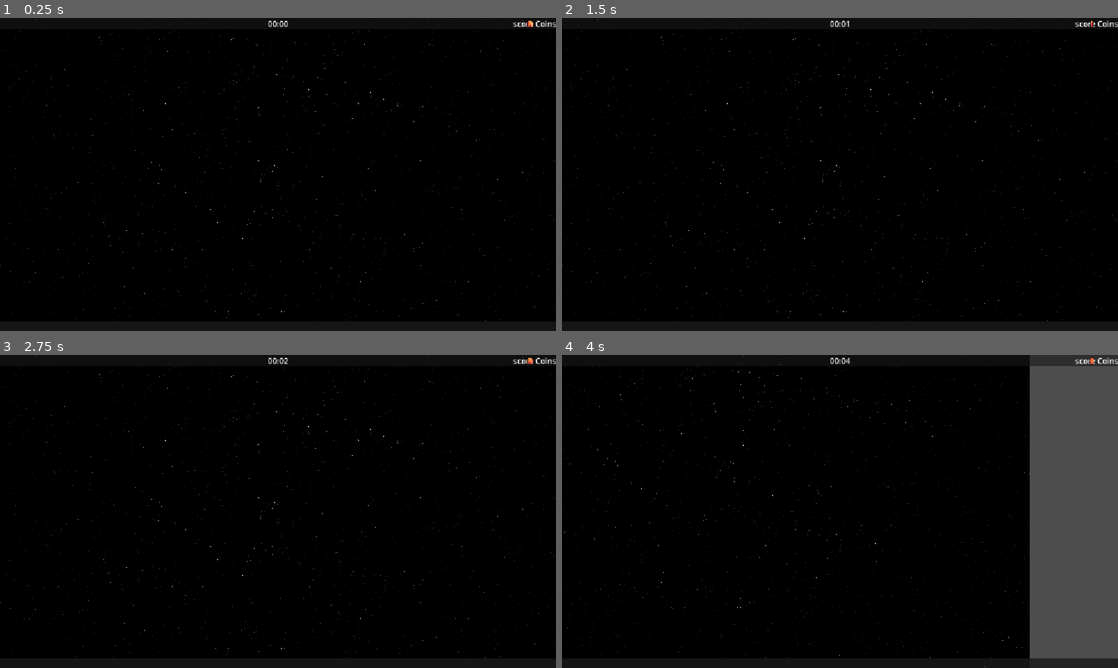
Above: before the commit, frames 1-4 (two rows, left to right).
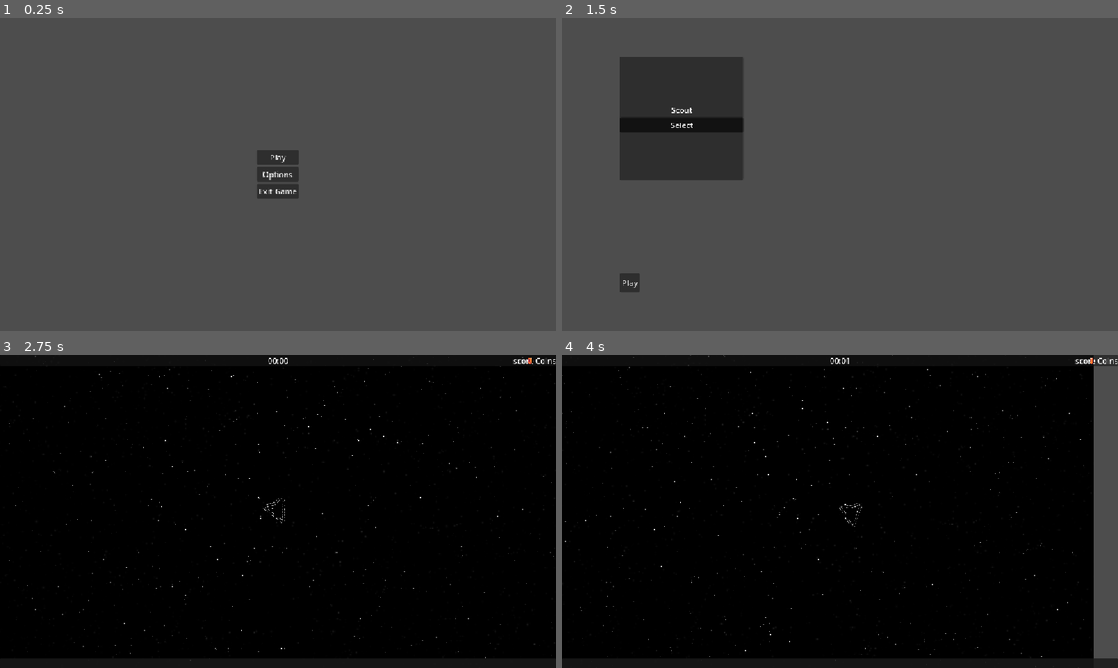
Above: after the commit, the same moments.

Repository: Savo-Consortium-of-Education/tatu-loppuprojekti
Game: Godot game, scene res://scenes/menus/main_menu.tscn
Same seed, same stepped clock (60 frames per second), same inputs: the game is played once before the commit and once after it. Before the commit the project starts from res://scenes/world.tscn.
Inputs (mouse positions are in pixels of both pictures, inside the frame that each line leads up to):
- Up to frame 1 (0.25 s): no input
- Up to frame 2 (1.5 s): click (840, 158) at 0.5 s, where only the run after the commit has a clickable "Play"; click (684, 124) at 1.25 s, where only the run after the commit has a clickable "Select"
- Up to frame 3 (2.75 s): click (66, 621) at 2 s, where only the run after the commit has a clickable "Play"
- Up to frame 4 (4 s): move the mouse to (840, 511) at 2.77 s; hold D (move_right) 2.78-3.53 s; hold Right mouse button (boost) 2.78-3.53 s; move the mouse to (728, 527) at 3.52 s; hold Down (move_down) from 3.53 s (still down); right-click (728, 527) at 3.6 s

The runs differ from the first frame. In frame 1, 100% of the frame differs, in the area x 0-100%, y 0-100%; in frame 2, 99%; in frame 3, 0.4%; in frame 4, 12%.

Commit message:
feat: implement character data system and selection. Add example character

Diff:
--- a/project.godot
+++ b/project.godot
@@ -11,7 +11,7 @@
 [application]
 
 config/name="asteroids"
-run/main_scene="uid://d10oai1y54fhw"
+run/main_scene="uid://di3yd07843gei"
 config/features=PackedStringArray("4.7", "Forward Plus")
 config/icon="res://icon.svg"
 
@@ -23,6 +23,10 @@
 
 window/stretch/mode="canvas_items"
 window/stretch/aspect="expand"
+
+[global_group]
+
+players=""
 
 [input]
 
@@ -60,7 +64,7 @@
 "events": [Object(InputEventMouseButton,"resource_local_to_scene":false,"resource_name":"","device":-1,"window_id":0,"a …(258 unchanged characters)…
 ]
 }
-pause={
+pause_menu={
 "deadzone": 0.2,
 "events": [Object(InputEventKey,"resource_local_to_scene":false,"resource_name":"","device":-1,"window_id":0,"alt_press …(195 unchanged characters)…
 ]
@@ -72,4 +76,5 @@
 
 [rendering]
 
+textures/canvas_textures/default_texture_filter=0
 rendering_device/driver.windows="d3d12"
--- /dev/null
+++ b/resources/character_registry.gd
@@ -0,0 +1,4 @@
+class_name CharacterRegistry
+extends Resource
+
+@export var characters: Array[CharacterData] = []
--- /dev/null
+++ b/resources/character_registry.tres
@@ -0,0 +1,10 @@
+[gd_resource type="Resource" script_class="CharacterRegistry" format=3 uid="uid://buhbt3rhm52je"]
+
+[ext_resource type="Script" uid="uid://rrnb0rlitc3b" path="res://resources/characters/character_data.gd" id="1_twoby"]
+[ext_resource type="Resource" uid="uid://dkbiq6hcuwxai" path="res://resources/characters/scout_data.tres" id="2_auek4"]
+[ext_resource type="Script" uid="uid://kksoxq0f33g" path="res://resources/character_registry.gd" id="2_mbpjg"]
+
+[resource]
+script = ExtResource("2_mbpjg")
+characters = Array[ExtResource("1_twoby")]([ExtResource("2_auek4")])
+metadata/_custom_type_script = "uid://kksoxq0f33g"
--- /dev/null
+++ b/resources/characters/character_data.gd
@@ -0,0 +1,23 @@
+class_name CharacterData
+extends Resource
+
+@export_group("Identity")
+@export var character_name: String = "Unnamed"
+@export var portrait: Texture2D
+
+@export_group("Health & Boost")
+@export var max_hp: float = 100.0
+@export var max_boost: float = 100.0
+@export var boost_multiplier: float = 1.2
+@export var boost_recovery: float = 20.0
+@export var boost_drain: float = 35.0
+
+@export_group("Movement")
+@export var rotation_speed: float = 3.0
+@export var linear_drag: float = 40.0
+@export var angular_drag: float = 2.0
+@export var max_speed: float = 300.0
+@export var acceleration: float = 150.0
+
+@export_group("Weapons")
+@export var default_weapon: PackedScene
--- /dev/null
+++ b/resources/characters/scout_data.tres
@@ -0,0 +1,8 @@
+[gd_resource type="Resource" script_class="CharacterData" format=3 uid="uid://dkbiq6hcuwxai"]
+
+[ext_resource type="Script" uid="uid://rrnb0rlitc3b" path="res://resources/characters/character_data.gd" id="1_eanfl"]
+
+[resource]
+script = ExtResource("1_eanfl")
+character_name = "Scout"
+metadata/_custom_type_script = "uid://rrnb0rlitc3b"
--- /dev/null
+++ b/scenes/characters/baseCharacter/base_character.gd
@@ -0,0 +1,54 @@
+class_name Character
+extends CharacterBody2D
+
+@export var character_data: CharacterData
+
+var character_name: String
+var max_hp: float
+var max_boost: float
+var boost_multiplier: float
+var boost_recovery: float
+var boost_drain: float
+
+var rotation_speed: float
+var linear_drag: float
+var angular_drag: float
+var max_speed: float
+var acceleration: float
+
+var default_weapon: PackedScene
+
+var current_hp: float
+var boost_energy: float
+var current_weapons: Array[Weapon] = []
+
+func _ready() -> void:
+	if character_data:
+		load_character_data()
+
+	current_hp = max_hp
+	boost_energy = max_boost
+
+	if default_weapon:
+		add_weapon(default_weapon)
+
+func add_weapon(weapon_scene: PackedScene) -> void:
+	var weapon = weapon_scene.instantiate() as Weapon
+	add_child(weapon)
+	current_weapons.append(weapon)
+
+func load_character_data() -> void:
+	character_name = character_data.character_name
+	max_hp = character_data.max_hp
+	max_boost = character_data.max_boost
+	boost_multiplier = character_data.boost_multiplier
+	boost_recovery = character_data.boost_recovery
+	boost_drain = character_data.boost_drain
+
+	rotation_speed = character_data.rotation_speed
+	linear_drag = character_data.linear_drag
+	angular_drag = character_data.angular_drag
+	max_speed = character_data.max_speed
+	acceleration = character_data.acceleration
+
+	default_weapon = character_data.default_weapon
--- /dev/null
+++ b/scenes/characters/scout/scout.tscn
@@ -0,0 +1,15 @@
+[gd_scene format=3 uid="uid://ctd65qmp6vvnw"]
+
+[ext_resource type="Script" uid="uid://dgyxsvrook277" path="res://scenes/characters/baseCharacter/base_character.gd" id="1_maxyk"]
+[ext_resource type="Resource" uid="uid://dkbiq6hcuwxai" path="res://resources/characters/scout_data.tres" id="2_hkh3p"]
+
+[sub_resource type="CircleShape2D" id="CircleShape2D_kwnof"]
+
+[node name="Scout" type="CharacterBody2D" unique_id=1366688378]
+script = ExtResource("1_maxyk")
+character_data = ExtResource("2_hkh3p")
+
+[node name="CollisionShape2D" type="CollisionShape2D" parent="." unique_id=1729743463]
+shape = SubResource("CircleShape2D_kwnof")
+
+[node name="Sprite2D" type="Sprite2D" parent="." unique_id=1023800608]
--- a/scenes/menus/main_menu.tscn
+++ b/scenes/menus/main_menu.tscn
@@ -28,7 +28,7 @@
 layout_mode = 2
 alignment = 1
 
-[node name="Button" type="Button" parent="MarginContainer/HBoxContainer/VBoxContainer" unique_id=543879459]
+[node name="PlayButton" type="Button" parent="MarginContainer/HBoxContainer/VBoxContainer" unique_id=543879459]
 layout_mode = 2
 text = "Play"
 
@@ -39,3 +39,5 @@
 [node name="Button3" type="Button" parent="MarginContainer/HBoxContainer/VBoxContainer" unique_id=1200904169]
 layout_mode = 2
 text = "Exit Game"
+
+[connection signal="pressed" from="MarginContainer/HBoxContainer/VBoxContainer/PlayButton" to="." method="_on_play_button_pressed"]
--- /dev/null
+++ b/scenes/menus/play_menu.tscn
@@ -0,0 +1,42 @@
+[gd_scene format=3 uid="uid://b5v47bt8v3ur1"]
+
+[ext_resource type="Script" uid="uid://du82nwlq6w0xe" path="res://scripts/ui/play_menu.gd" id="1_ixn57"]
+[ext_resource type="Resource" uid="uid://buhbt3rhm52je" path="res://resources/character_registry.tres" id="2_h37g1"]
+
+[node name="PlayMenu" type="Control" unique_id=1438528832]
+layout_mode = 3
+anchors_preset = 15
+anchor_right = 1.0
+anchor_bottom = 1.0
+grow_horizontal = 2
+grow_vertical = 2
+script = ExtResource("1_ixn57")
+character_registry = ExtResource("2_h37g1")
+
+[node name="MarginContainer" type="MarginContainer" parent="." unique_id=1676008267]
+layout_mode = 0
+offset_right = 1152.0
+offset_bottom = 648.0
+theme_override_constants/margin_left = 120
+theme_override_constants/margin_top = 80
+theme_override_constants/margin_right = 120
+theme_override_constants/margin_bottom = 80
+
+[node name="VBoxContainer" type="VBoxContainer" parent="MarginContainer" unique_id=51239343]
+layout_mode = 2
+
+[node name="CharacterContainer" type="FlowContainer" parent="MarginContainer/VBoxContainer" unique_id=186639525]
+unique_name_in_owner = true
+layout_mode = 2
+size_flags_vertical = 3
+
+[node name="HBoxContainer" type="HBoxContainer" parent="MarginContainer/VBoxContainer" unique_id=231925937]
+custom_minimum_size = Vector2(0, 40)
+layout_mode = 2
+
+[node name="PlayButton" type="Button" parent="MarginContainer/VBoxContainer/HBoxContainer" unique_id=1707950030]
+unique_name_in_owner = true
+layout_mode = 2
+text = "Play"
+
+[connection signal="pressed" from="MarginContainer/VBoxContainer/HBoxContainer/PlayButton" to="." method="_on_play_button_pressed"]
--- /dev/null
+++ b/scenes/menus/select_character.tscn
@@ -0,0 +1,38 @@
+[gd_scene format=3 uid="uid://dvnwho8t7we1a"]
+
+[ext_resource type="Script" uid="uid://85ccjw0pnbnx" path="res://scripts/ui/select_character.gd" id="1_vrpqn"]
+
+[node name="SelectCharacter" type="Control" unique_id=170462860]
+layout_mode = 3
+anchors_preset = 0
+script = ExtResource("1_vrpqn")
+
+[node name="AspectRatioContainer" type="AspectRatioContainer" parent="." unique_id=1748834219]
+clip_contents = true
+layout_mode = 0
+offset_right = 256.0
+offset_bottom = 256.0
+
+[node name="Panel" type="Panel" parent="AspectRatioContainer" unique_id=1501891206]
+layout_mode = 2
+offset_transform_enabled = true
+
+[node name="VBoxContainer" type="VBoxContainer" parent="AspectRatioContainer/Panel" unique_id=1580416127]
+layout_mode = 0
+offset_right = 256.0
+offset_bottom = 256.0
+alignment = 1
+
+[node name="NameLabel" type="Label" parent="AspectRatioContainer/Panel/VBoxContainer" unique_id=1163727770]
+unique_name_in_owner = true
+layout_mode = 2
+text = "character"
+horizontal_alignment = 1
+
+[node name="SelectButton" type="Button" parent="AspectRatioContainer/Panel/VBoxContainer" unique_id=1845969310]
+unique_name_in_owner = true
+layout_mode = 2
+toggle_mode = true
+text = "Select"
+
+[connection signal="pressed" from="AspectRatioContainer/Panel/VBoxContainer/SelectButton" to="." method="_on_select_button_pressed"]
--- a/scenes/player.tscn
+++ b/scenes/player.tscn
@@ -1,10 +1,28 @@
 [gd_scene format=3 uid="uid://chrm3aobewxyi"]
 
 [ext_resource type="Script" uid="uid://dvub8j1ok235u" path="res://scripts/player/player.gd" id="1_3vyb7"]
+[ext_resource type="Texture2D" uid="uid://ds0y8mbv35idk" path="res://assets/Player/player.png" id="2_g2els"]
 
 [sub_resource type="CircleShape2D" id="CircleShape2D_kwnof"]
 
-[node name="Player" type="CharacterBody2D" unique_id=2123365197]
+[sub_resource type="SpriteFrames" id="SpriteFrames_kwnof"]
+animations = [{
+"frames": [],
+"loop": 1,
+"name": &"boost",
+"speed": 5.0
+}, {
+"frames": [{
+"duration": 1.0,
+"texture": ExtResource("2_g2els")
+}],
+"loop": 1,
+"name": &"default",
+"speed": 5.0
+}]
+
+[node name="Player" type="CharacterBody2D" unique_id=2123365197 groups=["players"]]
+scale = Vector2(1.5, 1.5)
 script = ExtResource("1_3vyb7")
 
 [node name="CollisionShape2D" type="CollisionShape2D" parent="." unique_id=1758097516]
@@ -16,6 +34,7 @@
 
 [node name="Visuals" type="Node2D" parent="." unique_id=197805212]
 
-[node name="Sprite2D" type="Sprite2D" parent="Visuals" unique_id=1376368352]
+[node name="AnimatedSprite2D" type="AnimatedSprite2D" parent="Visuals" unique_id=1743324801]
+sprite_frames = SubResource("SpriteFrames_kwnof")
 
 [connection signal="input_event" from="." to="." method="_on_input_event"]
--- a/scenes/world.tscn
+++ b/scenes/world.tscn
@@ -2,8 +2,8 @@
 
 [ext_resource type="PackedScene" uid="uid://ccjdlg8w2xb1i" path="res://scenes/ui/hud.tscn" id="1_4wyf3"]
 [ext_resource type="Script" uid="uid://qw6ecitnvlsk" path="res://scripts/world.gd" id="1_k0juu"]
-[ext_resource type="PackedScene" uid="uid://chrm3aobewxyi" path="res://scenes/player.tscn" id="1_nnsk1"]
 [ext_resource type="Texture2D" uid="uid://durd72l258po5" path="res://assets/Sky/Starfields/Starfield_01-1024x1024.png" id="1_rwgxs"]
+[ext_resource type="PackedScene" uid="uid://dcbbdfokwjv3l" path="res://scenes/enemies/testEnemy/test_enemy.tscn" id="4_k0juu"]
 
 [sub_resource type="PanoramaSkyMaterial" id="PanoramaSkyMaterial_k0juu"]
 panorama = ExtResource("1_rwgxs")
@@ -28,9 +28,9 @@
 
 [node name="Players" type="Node" parent="." unique_id=1442882629]
 
-[node name="Player" parent="Players" unique_id=2123365197 instance=ExtResource("1_nnsk1")]
+[node name="Enemies" type="Node" parent="." unique_id=141298119]
 
-[node name="Enemies" type="Node" parent="." unique_id=141298119]
+[node name="TestEnemy" parent="Enemies" unique_id=941123928 instance=ExtResource("4_k0juu")]
 
 [node name="Parallax2D" type="Parallax2D" parent="." unique_id=474386151]
 autoscroll = Vector2(5, 0)
--- a/scripts/characters/base_character.gd
+++ /dev/null
@@ -1,10 +0,0 @@
-class_name Character extends CharacterBody2D
-
-@export var hp: int = 3
-@export var boost: float = 100
-@export var default_weapon: PackedScene
-
-var current_weapon: Weapon
-
-func _ready() -> void:
-	pass # Replace with function body.
--- a/scripts/characters/default_character.gd
+++ /dev/null
@@ -1,6 +0,0 @@
-extends Character
-
-func _ready() -> void:
-	super._ready()
-	hp = 5
-	boost = 120.0
--- a/scripts/game_manager.gd
+++ b/scripts/game_manager.gd
@@ -6,7 +6,7 @@
 signal score_changed(new_score: int)
 signal game_ended()
 
-var selected_character: Character
+var selected_character: CharacterData
 var score: int = 0
 
 func damage_player(player: Player, damage: int):
--- a/scripts/player/player.gd
+++ b/scripts/player/player.gd
@@ -1,26 +1,50 @@
-class_name Player extends CharacterBody2D
+class_name Player extends Character
 
 @onready var visuals = $Visuals
 
-var player_speed: float = 300.0
-var current_hp: int = 3
-var current_boost: float = 100
+var current_speed: float = 0.0
 var current_level: int = 0
+var boost_active: bool = false
+var angular_velocity: float = 0.0
 
 func _physics_process(delta: float) -> void:
-	handle_movement()
-	handle_rotation()
+	handle_movement(delta)
+	handle_rotation(delta)
 
 	move_and_slide()
 
-func handle_movement() -> void:
+func handle_movement(delta: float) -> void:
 	var direction := Input.get_vector(
 		"move_left",
 		"move_right",
 		"move_up",
 		"move_down"
 	)
-	velocity = direction * player_speed
 
-func handle_rotation() -> void:
-	visuals.look_at(get_global_mouse_position())
+	boost_active = Input.is_action_pressed("boost") and boost_energy > 0
+	if boost_active:
+		boost_energy = maxf(
+			boost_energy - boost_drain * delta, 0.0)
+	else:
+		boost_energy = minf(
+			boost_energy + boost_recovery * delta, max_boost)
+
+	var acceleration_force = acceleration
+	if boost_active:
+		acceleration_force *= boost_multiplier
+
+	velocity += direction * acceleration_force * delta
+
+	if direction == Vector2.ZERO:
+		velocity = velocity.move_toward(
+			Vector2.ZERO,
+			linear_drag * delta
+		)
+	velocity = velocity.limit_length(max_speed * (
+		boost_multiplier if boost_active else 1.0
+	))
+
+func handle_rotation(delta: float) -> void:
+	visuals.rotation = global_position.direction_to(
+		get_global_mouse_position()
+	).angle()
--- a/scripts/weapons/base_weapon.gd
+++ b/scripts/weapons/base_weapon.gd
@@ -1,6 +1,6 @@
 class_name Weapon extends Node2D
 
-@export var damage: int = 1
+@export var damage: float = 1
 
 func attack() -> void:
 	pass
--- a/scripts/world.gd
+++ b/scripts/world.gd
@@ -1,12 +1,18 @@
 extends Node2D
 
-@onready var timer = $Timer
-@onready var hud = $Hud
+@onready var timer: Timer = $Timer
+@onready var hud: CanvasLayer = $Hud
+
+const PLAYER_SCENE: PackedScene = preload("res://scenes/player.tscn")
 
 var elapsed_time: int = 0
 var is_paused: bool = false
 
 func _ready() -> void:
+	var player = PLAYER_SCENE.instantiate() as Player
+	player.character_data = GameManager.selected_character
+	add_child(player)
+
 	timer.timeout.connect(_on_timer_timeout)
 	if multiplayer.is_server():
 		start_game()
Binary file added: assets/Player/player.png
Not shown, added: assets/Player/player.png.import
Not shown, added: resources/character_registry.gd.uid
Not shown, added: resources/characters/character_data.gd.uid
Renamed: scripts/characters/base_character.gd.uid -> scenes/characters/baseCharacter/base_character.gd.uid
Not shown: 1 places in scenes/main.tscn that only renumber resources
Not shown, removed: scripts/characters/default_character.gd.uid
